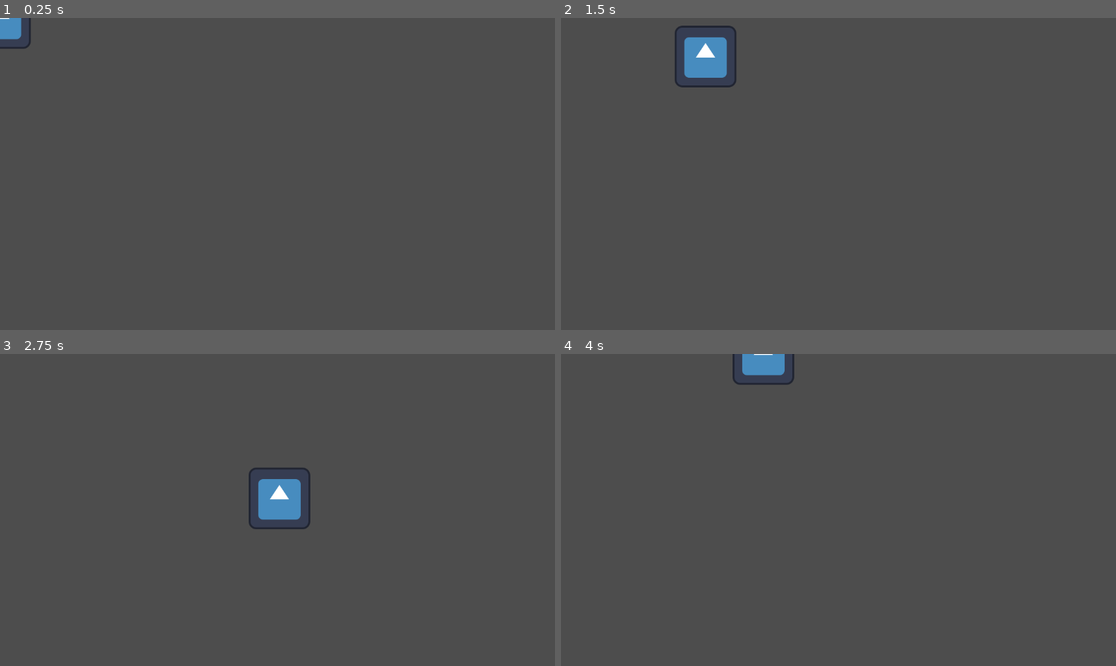
Above: before the commit, frames 1-4 (two rows, left to right).
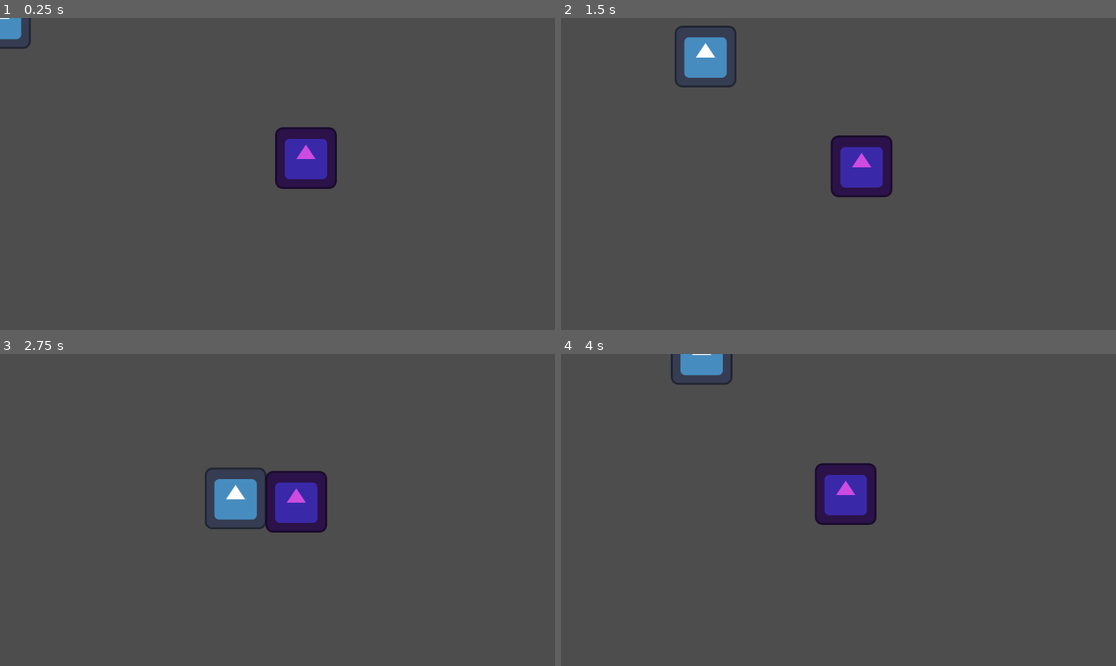
Above: after the commit, the same moments.

Repository: Dagethemage/GameOff2023
Game: Godot game, scene res://Levels/World.tscn
Two runs of this game, one before a commit and one after it. Both use one fixed random seed, a clock stepped at 60 frames per second and the inputs below. The engine's default icon, where the game draws it, is replaced by a stand-in: a white triangle on a blue panel in a dark square.
Inputs:
- Up to frame 1 (0.25 s): no input
- Up to frame 2 (1.5 s): hold D (right) 0.53-1.28 s; hold S (down) from 1.28 s (still down)
- Up to frame 3 (2.75 s): release S (down) at 2.03 s; hold D (right) from 2.03 s (still down)
- Up to frame 4 (4 s): release D (right) at 2.78 s; hold W (up) 2.78-3.53 s; hold A (left) from 3.53 s (still down)

The runs differ from the first frame. In frame 1, 2.2% of the frame differs, in the area x 49-61%, y 34-55%; in frame 2, 2.2%; in frame 3, 3.6%, in the area x 36-59%, y 36-58%; in frame 4, 3.5%.

Commit message:
Enemy Base
added enemy base scene along with enemy ai

Diff:
--- /dev/null
+++ b/Characters/Enemies/EnemyObjects/player_detction_zone.gd
@@ -0,0 +1,16 @@
+extends Area2D
+
+var player = null
+
+func _ready() -> void:
+	body_entered.connect(on_body_entered)
+	body_exited.connect(on_body_exited)
+
+func can_see_player():
+	return player != null
+
+func on_body_entered(body):
+	player = body
+
+func on_body_exited(body):
+	player = null
--- /dev/null
+++ b/Characters/Enemies/EnemyObjects/player_detction_zone.tscn
@@ -0,0 +1,8 @@
+[gd_scene load_steps=2 format=3 uid="uid://cnuprtqtin6dt"]
+
+[ext_resource type="Script" path="res://Characters/Enemies/EnemyObjects/player_detction_zone.gd" id="1_3mlf5"]
+
+[node name="PlayerDetctionZone" type="Area2D"]
+collision_layer = 0
+collision_mask = 2
+script = ExtResource("1_3mlf5")
--- /dev/null
+++ b/Characters/Enemies/enemy_base.gd
@@ -0,0 +1,64 @@
+extends CharacterBody2D
+
+@export var ACCELERATION = 300
+@export var MAX_SPEED = 50
+@export var FRICTION = 200
+@export var WANDER_TARGET_RANGE = 4
+
+@onready var wander_controller = $WanderController
+@onready var sprite = $Sprite2D
+@onready var player_detction_zone = $PlayerDetctionZone
+
+var state = IDLE
+
+enum{
+	IDLE,
+	WANDER,
+	CHASE
+}
+
+func _ready() -> void:
+	state = pick_random_state([IDLE, WANDER])
+
+func _physics_process(delta):
+	match state:
+		IDLE:
+			velocity = velocity.move_toward(Vector2.ZERO, FRICTION * delta)
+			seek_player()
+
+			if wander_controller.get_time_left() == 0:
+				update_wander()
+		WANDER:
+			seek_player()
+			if wander_controller.get_time_left() == 0:
+				update_wander()
+
+			accelerate_towards_point(wander_controller.target_position, delta)
+
+			if global_position.distance_to(wander_controller.target_position) <= WANDER_TARGET_RANGE:
+				update_wander()
+
+		CHASE:
+			var player = player_detction_zone.player
+			if player != null:
+				accelerate_towards_point(player.global_position, delta)
+			else:
+				state = IDLE
+	move_and_slide()
+
+func accelerate_towards_point(point, _delta):
+	var direction = global_position.direction_to(point)
+	velocity = velocity.move_toward(direction * MAX_SPEED, ACCELERATION * _delta)
+	sprite.flip_h = velocity.x < 0
+
+func seek_player():
+	if player_detction_zone.can_see_player():
+		state = CHASE
+
+func update_wander():
+	state = pick_random_state([IDLE, WANDER])
+	wander_controller.start_wander_timer(randf_range(1, 3))
+
+func pick_random_state(state_list):
+	state_list.shuffle()
+	return state_list.pop_front()
--- /dev/null
+++ b/Characters/Enemies/enemy_base.tscn
@@ -0,0 +1,29 @@
+[gd_scene load_steps=7 format=3 uid="uid://ro21hi7hpxlh"]
+
+[ext_resource type="Texture2D" uid="uid://cwx1ujfgsspr1" path="res://icon.svg" id="1_hss8q"]
+[ext_resource type="Script" path="res://Characters/Enemies/enemy_base.gd" id="1_pfp6a"]
+[ext_resource type="PackedScene" uid="uid://cb3qvatrr6l51" path="res://Overlap/wander_controller.tscn" id="3_obi8j"]
+[ext_resource type="PackedScene" uid="uid://cnuprtqtin6dt" path="res://Characters/Enemies/EnemyObjects/player_detction_zone.tscn" id="4_a4upu"]
+
+[sub_resource type="RectangleShape2D" id="RectangleShape2D_bbh0f"]
+size = Vector2(130, 126)
+
+[sub_resource type="CircleShape2D" id="CircleShape2D_4rg6u"]
+radius = 108.019
+
+[node name="EnemyBase" type="CharacterBody2D"]
+script = ExtResource("1_pfp6a")
+
+[node name="Sprite2D" type="Sprite2D" parent="."]
+modulate = Color(0.803922, 0.294118, 0.878431, 1)
+texture = ExtResource("1_hss8q")
+
+[node name="CollisionShape2D" type="CollisionShape2D" parent="."]
+shape = SubResource("RectangleShape2D_bbh0f")
+
+[node name="WanderController" parent="." instance=ExtResource("3_obi8j")]
+
+[node name="PlayerDetctionZone" parent="." instance=ExtResource("4_a4upu")]
+
+[node name="CollisionShape2D" type="CollisionShape2D" parent="PlayerDetctionZone"]
+shape = SubResource("CircleShape2D_4rg6u")
--- a/Levels/World.tscn
+++ b/Levels/World.tscn
@@ -1,7 +1,11 @@
-[gd_scene load_steps=2 format=3 uid="uid://c6jgs6qdnxuj0"]
+[gd_scene load_steps=3 format=3 uid="uid://c6jgs6qdnxuj0"]
 
 [ext_resource type="PackedScene" uid="uid://ck72nsqkldkgo" path="res://Characters/Player/player.tscn" id="1_krq42"]
+[ext_resource type="PackedScene" uid="uid://ro21hi7hpxlh" path="res://Characters/Enemies/enemy_base.tscn" id="2_ebg2a"]
 
 [node name="World" type="Node2D"]
 
 [node name="Player" parent="." instance=ExtResource("1_krq42")]
+
+[node name="EnemyBase" parent="." instance=ExtResource("2_ebg2a")]
+position = Vector2(640, 284)
--- /dev/null
+++ b/Overlap/wander_controller.gd
@@ -0,0 +1,25 @@
+extends Node2D
+
+@export var wander_range: int = 32
+
+@onready var timer = $Timer
+
+@onready var start_position = global_position
+@onready var target_position = global_position
+
+func _ready():
+	timer.timeout.connect(on_timeout)
+	update_target_position()
+
+func update_target_position():
+	var target_vector = Vector2(randf_range(-wander_range, wander_range), randf_range(-wander_range, wander_range))
+	target_position = start_position + target_vector
+
+func get_time_left():
+	return timer.time_left
+
+func start_wander_timer(duration):
+	timer.start(duration)
+
+func on_timeout():
+	update_target_position()
--- /dev/null
+++ b/Overlap/wander_controller.tscn
@@ -0,0 +1,10 @@
+[gd_scene load_steps=2 format=3 uid="uid://cb3qvatrr6l51"]
+
+[ext_resource type="Script" path="res://Overlap/wander_controller.gd" id="1_jl40l"]
+
+[node name="WanderController" type="Node2D"]
+script = ExtResource("1_jl40l")
+
+[node name="Timer" type="Timer" parent="."]
+one_shot = true
+autostart = true
